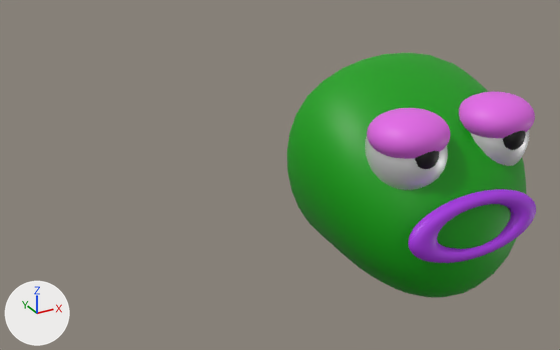
What one commit did to the OBJ model ViboritaGame/ViboritaGame/models/worm_head.obj.
Before and after are seen from a 50 mm lens placed at (-2.42, -9.92, 4.72), pointed at (1.59, -2.62, 1.08). The lights are fixed; the arrows at lower left show +X, +Y and +Z. The first picture is the older version. Where no turn or scale is listed for an object, it has been applied to the vertices. Vertices at exactly the same position are counted once.

The scene before the commit, as lines of its bpy script (objects in view):
```python
ob_cube = bpy.data.objects.new('Cube', me_cube)
ob_cube.location = (0.0, 0.0, 0.0)
ob_cubo = bpy.data.objects.new('Cubo', me_cubo)
ob_cubo.location = (0.0, 0.0, 0.0)
ob_cubo_001 = bpy.data.objects.new('Cubo.001', me_cubo_001)
ob_cubo_001.location = (0.0, 0.0, 0.0)
ob_cubo_002 = bpy.data.objects.new('Cubo.002', me_cubo_002)
ob_cubo_002.location = (0.0, 0.0, 0.0)
ob_cubo_003 = bpy.data.objects.new('Cubo.003', me_cubo_003)
ob_cubo_003.location = (0.0, 0.0, 0.0)
ob_cubo_004 = bpy.data.objects.new('Cubo.004', me_cubo_004)
ob_cubo_004.location = (0.0, 0.0, 0.0)
ob_cubo_005 = bpy.data.objects.new('Cubo.005', me_cubo_005)
ob_cubo_005.location = (0.0, 0.0, 0.0)
ob_toroide = bpy.data.objects.new('Toroide', me_toroide)
ob_toroide.location = (0.0, 0.0, 0.0)
```
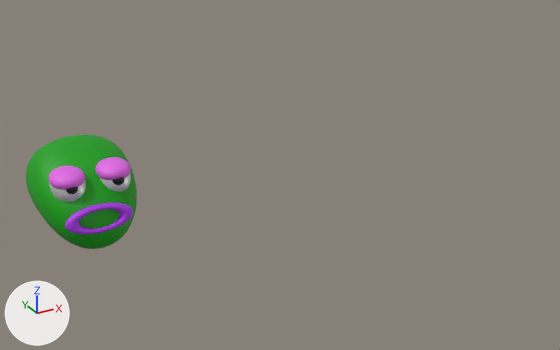
Boxes (x1, y1, x2, y2) around the edits, measured in the pictures (560 x 350 px):
'Cube', deleted (green): before (287, 53, 526, 297)
'Cube.001', added (green): after (26, 134, 137, 249)
'Toroide', moved, rescaled (47% narrower, 57% shorter): before (408, 189, 536, 263); after (65, 203, 133, 234)
'Cubo.004', recoloured, moved, rescaled: before (367, 108, 450, 159); after (66, 187, 78, 194)
'Cubo.005', recoloured, moved, rescaled: before (459, 92, 535, 138); after (112, 177, 124, 185)
'Cubo', deleted: before (365, 136, 448, 190)
'Cubo.001', deleted: before (470, 130, 529, 166)
'Cubo.006', added (pink): after (49, 166, 85, 190)
'Cubo.002', recoloured, moved, rescaled: before (415, 151, 439, 169); after (49, 181, 86, 202)
'Cubo.007', added (pink): after (95, 157, 131, 180)
'Cubo.003', recoloured, moved, rescaled: before (503, 131, 526, 150); after (100, 173, 131, 192)

Patch to the scene script:
```diff
--- a/ViboritaGame/ViboritaGame/models/worm_head.obj.py
+++ b/ViboritaGame/ViboritaGame/models/worm_head.obj.py
@@ me_cubo_002 @@
-me_cubo_002.from_pydata(...)  # 386 vertices, 384 faces; spans x 1.444..1.742, y -5.264..-4.966, z 2.08..2.373
-me_cubo_002.materials.append(mat_iris)  # black #000000
+me_cubo_002.from_pydata(...)  # 386 vertices, 384 faces; spans x -0.583..-0.115, y -0.604..-0.008, z 0.213..0.68
+# me_cubo_002 part 1: the whole mesh is scaled about its middle by (1.57, 2, 1.59), then moved by (-1.942, 4.809, -1.78)
+me_cubo_002.materials.append(mat_ojos_001)  # white #e7e7e7
@@ me_cubo_003 @@
-me_cubo_003.from_pydata(...)  # 386 vertices, 384 faces; spans x 2.421..2.72, y -5.277..-4.979, z 2.082..2.375
-me_cubo_003.materials.append(mat_iris)  # black #000000
+me_cubo_003.from_pydata(...)  # 386 vertices, 384 faces; spans x 0.028..0.495, y -0.604..-0.008, z 0.213..0.68
+# me_cubo_003 part 2: the whole mesh is scaled about its middle by (1.57, 2, 1.59), then moved by (-2.309, 4.822, -1.782)
+me_cubo_003.materials.append(mat_ojos_001)  # white #e7e7e7
@@ me_cubo_004 @@
-me_cubo_004.from_pydata(...)  # 386 vertices, 384 faces; spans x 1.223..1.951, y -5.26..-4.609, z 2.148..2.556
-me_cubo_004.materials.append(mat_parpados)  # pink #e367e7
+me_cubo_004.from_pydata(...)  # 386 vertices, 384 faces; spans x -0.454..-0.265, y -0.628..-0.387, z 0.408..0.594
+# me_cubo_004 part 3: the whole mesh is scaled about its middle by (0.26, 0.37, 0.455), then moved by (-1.946, 4.427, -1.851)
+me_cubo_004.materials.append(mat_iris)  # black #000000
@@ me_cubo_005 @@
-me_cubo_005.from_pydata(...)  # 386 vertices, 384 faces; spans x 2.206..2.933, y -5.267..-4.616, z 2.148..2.556
-me_cubo_005.materials.append(mat_parpados)  # pink #e367e7
+me_cubo_005.from_pydata(...)  # 386 vertices, 384 faces; spans x 0.166..0.355, y -0.638..-0.397, z 0.41..0.596
+# me_cubo_005 part 4: the whole mesh is scaled about its middle by (0.26, 0.37, 0.455), then moved by (-2.309, 4.423, -1.85)
+me_cubo_005.materials.append(mat_iris)  # black #000000
@@ me_toroide @@
-me_toroide.from_pydata(...)  # 578 vertices, 576 faces, 2 loose edges; spans x 1.307..2.753, y -5.499..-5.288, z 1.261..1.857
+me_toroide.from_pydata(...)  # 578 vertices, 576 faces, 2 loose edges; spans x -0.54..0.375, y -0.817..-0.647, z -0.111..0.267
+# me_toroide part 5: the whole mesh is scaled about its middle by (0.634, 0.808, 0.634), then moved by (-2.112, 4.661, -1.481)
 me_toroide.materials.append(mat_material_001)
@@ ob_cube @@
-ob_cube = bpy.data.objects.new('Cube', me_cube)
@@ ob_cubo @@
-ob_cubo = bpy.data.objects.new('Cubo', me_cubo)
@@ ob_cubo_001 @@
-ob_cubo_001 = bpy.data.objects.new('Cubo.001', me_cubo_001)
@@ ob_cubo_007 @@
+ob_cubo_007 = bpy.data.objects.new('Cubo.007', me_cubo_007)  # 386 vertices, 384 faces; spans x 0.029..0.49, y -0.63..-0.104, z 0.451..0.71; in mat_parpados (pink #e367e7)
+ob_cubo_007.location = (0.0, 0.0, 0.0)
@@ ob_cubo_006 @@
+ob_cubo_006 = bpy.data.objects.new('Cubo.006', me_cubo_006)  # 386 vertices, 384 faces; spans x -0.593..-0.132, y -0.624..-0.098, z 0.451..0.71; in mat_parpados (pink #e367e7)
+ob_cubo_006.location = (0.0, 0.0, 0.0)
@@ ob_cube_001 @@
+ob_cube_001 = bpy.data.objects.new('Cube.001', me_cube_001)  # 642 vertices, 640 faces; spans x -0.767..0.661, y -0.787..0.713, z -0.514..0.843; in mat_material (green #02a000)
+ob_cube_001.location = (0.0, 0.0, 0.0)
```
